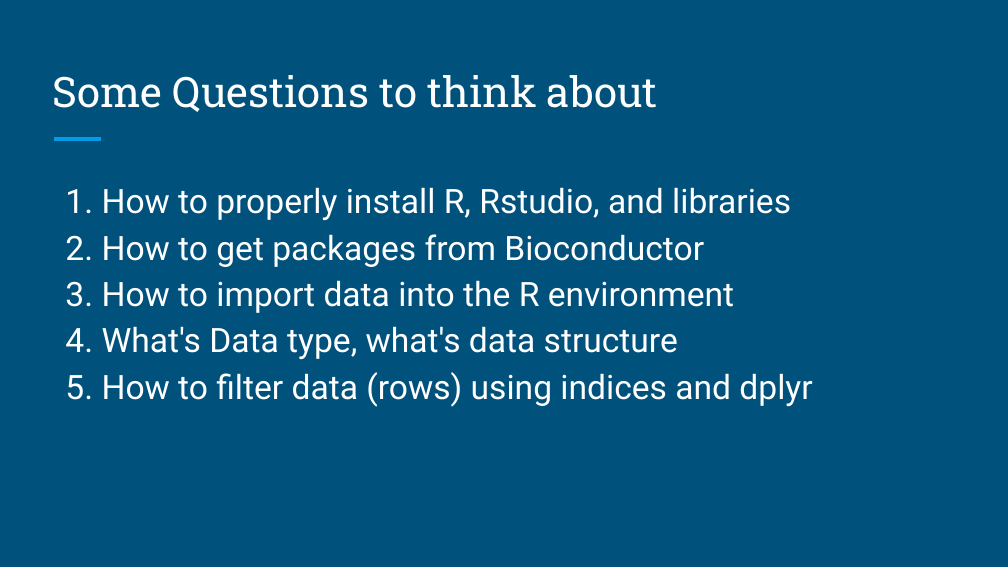
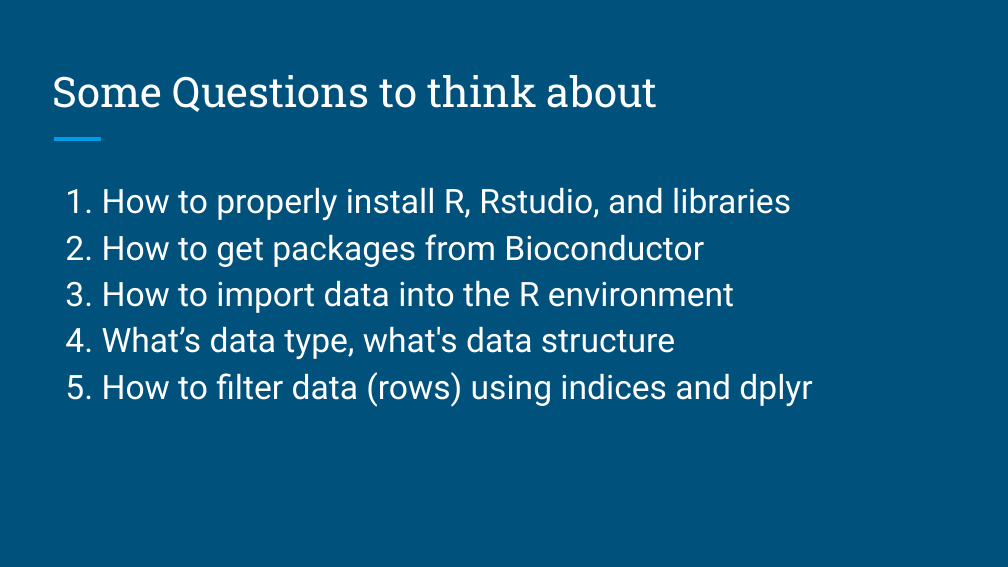
Before and after one commit to brandonyph/APB-Workshop-DataAnalyticsEssentials, a slide deck: slide 3 of Week6-Tidying-Data/W6-Tidying Data.pptx. Drawn at 1008x567 pixels with LibreOffice and Linux fonts; fonts in the diff are those of the drawing. Boxes give left, top, right and bottom in pixels: in the first picture for what was removed or moved away, otherwise in the second. Text is boxed around its words. In the diff, an @@ line names an element or a change of style, - is before the commit and + after.

```diff
--- a/Week6-Tidying-Data/W6-Tidying Data.pptx
+++ b/Week6-Tidying-Data/W6-Tidying Data.pptx
@@ text at bbox=[65, 326, 675, 359]: text changed @@
-4. What's Data type, what's data structure
+4. What’s data type, what's data structure
```
Also in this commit, not shown: 7 other slides changed, 2 other files.
